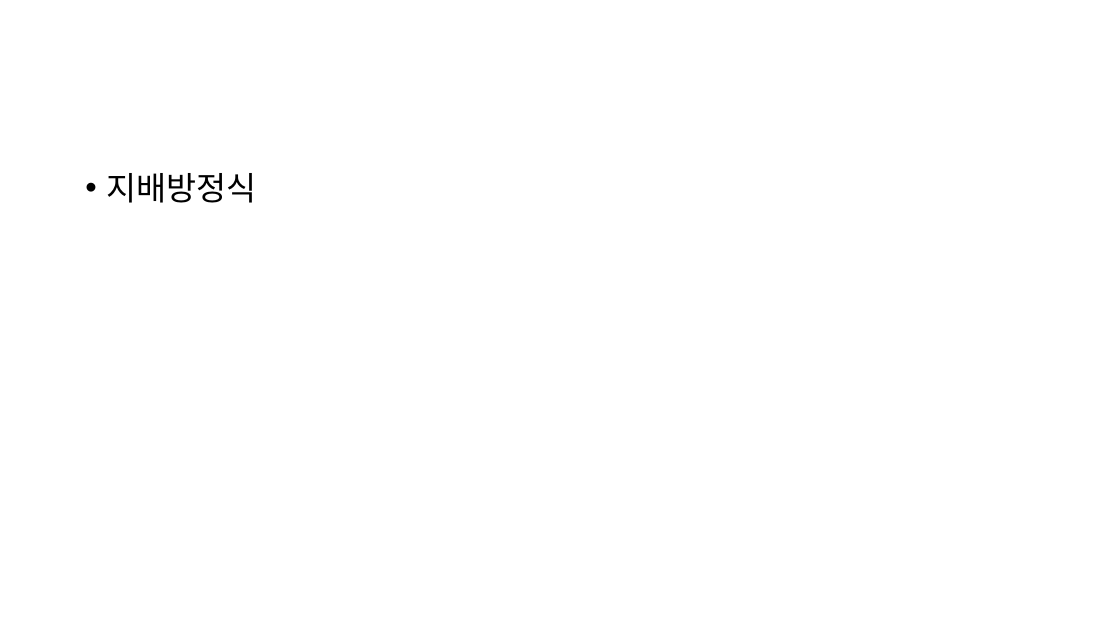
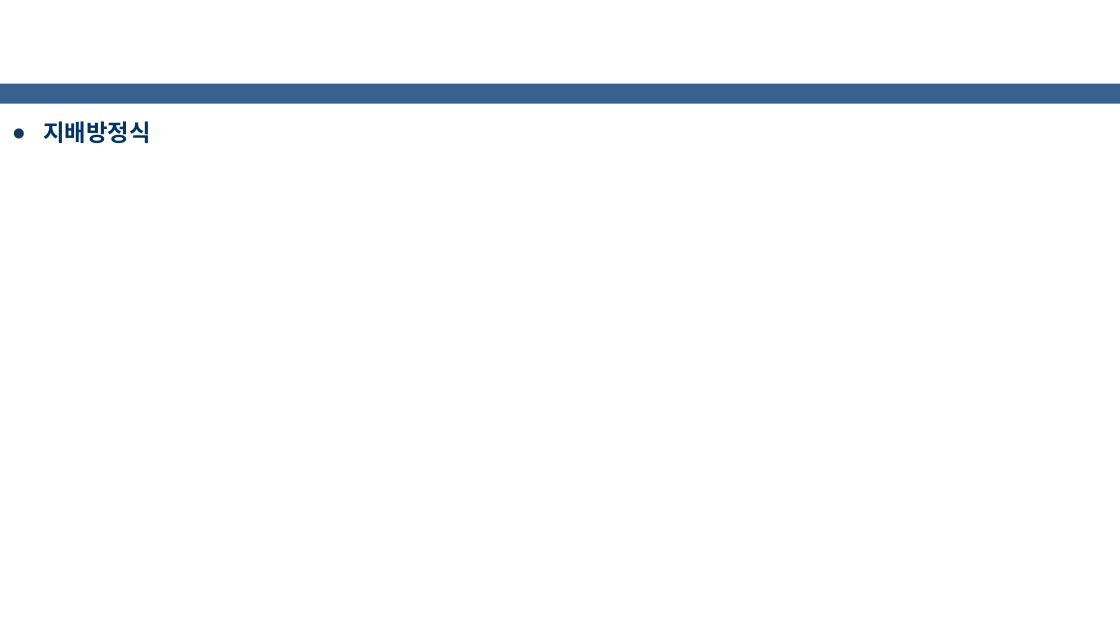
Before and after one commit to kms0523/Study, a slide deck: slide 3 of 발표자료/성과발표(중간).pptx. Drawn at 1120x630 pixels with LibreOffice and Linux fonts; fonts in the diff are those of the drawing; background and template pictures are left out. Boxes give left, top, right and bottom in pixels: in the first picture for what was removed or moved away, otherwise in the second. Text is boxed around its words. In the diff, an @@ line names an element or a change of style, - is before the commit and + after.

```diff
--- a/발표자료/성과발표(중간).pptx
+++ b/발표자료/성과발표(중간).pptx
@@ rectangle added at [0,84,1120,104], fill #386193 @@
@@ text "지배방정식": place and size @@
-text "지배방정식" at [106,173,256,203]
+text "지배방정식" at [43,121,150,143]
@@ text "지배방정식" at [43,121,150,143]: size 28 to 20 pt, font Noto Sans CJK KR to Times New Roman, text colour #000000 to #003366, bold on; bullet • to ●; line spacing 0.9 to 1; less space between paragraphs @@
```
Also in this commit, not shown: 2 other slides changed, 2 slides added, 1 slide removed, 6 other files.
